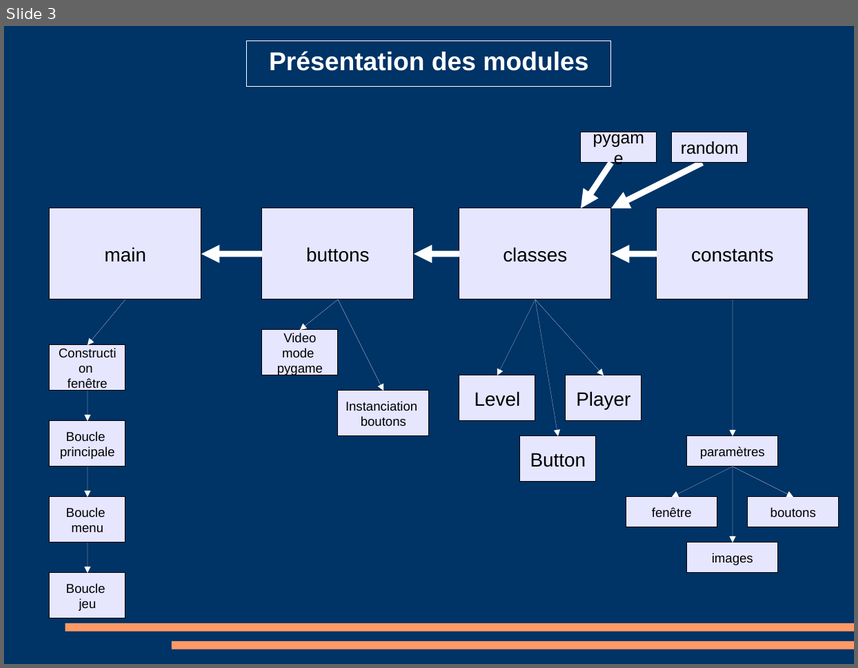
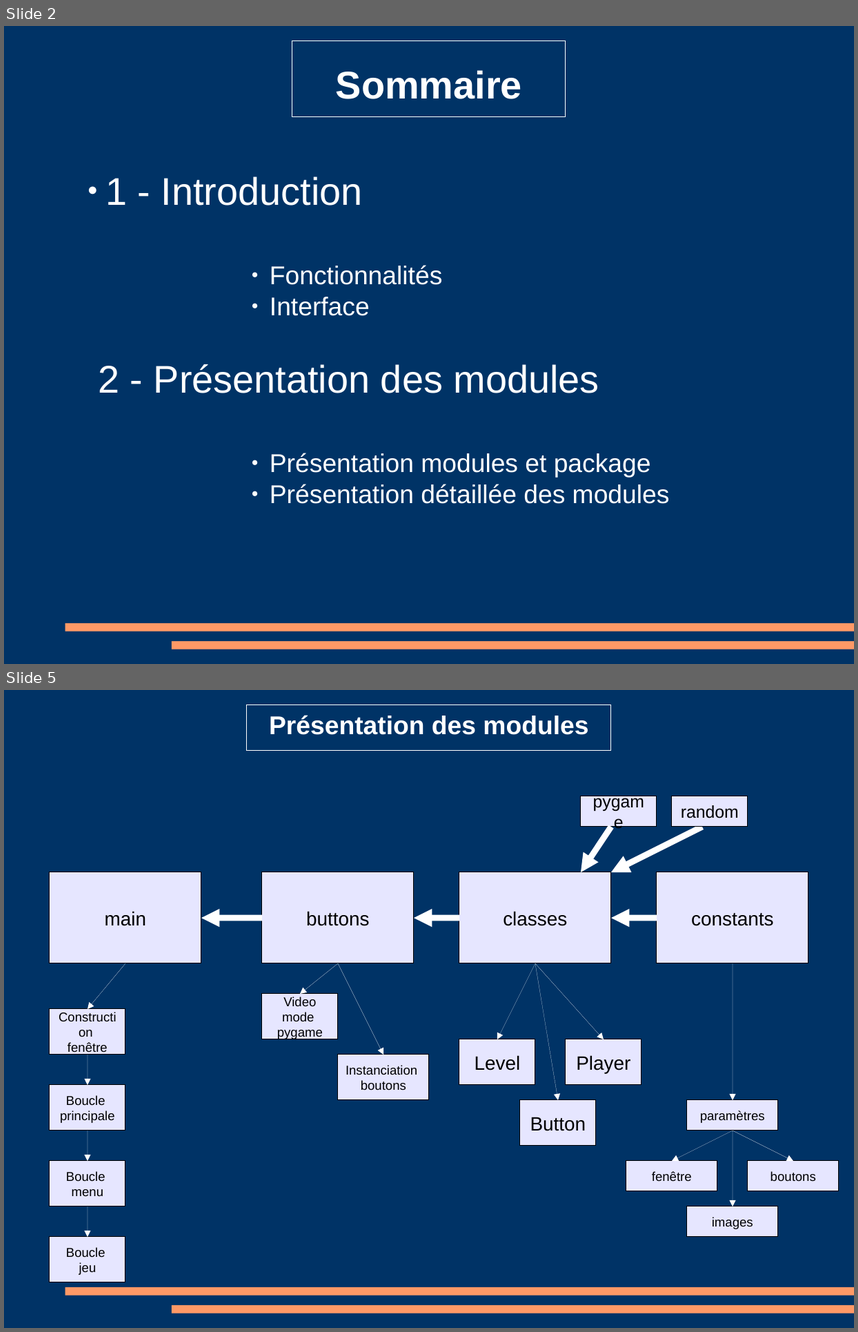
Before and after one commit to MassDo/Projet3, a slide deck: resources/Présentation/PrésentationProjet3.odp. Shown one above the other, each under a label of ours: slide 3 before the commit, slides 2 and 5 after it; the slides between them are not shown. The pictures are 858x668 and 858x1332 pixels, drawn with LibreOffice and Linux fonts; fonts in the diff are those of the drawing. Boxes give left, top, right and bottom in pixels: in the first picture for what was removed or moved away, otherwise in the second. Text is boxed around its words. In the diff, an @@ line names an element or a change of style, - is before the commit and + after.

```diff
--- a/resources/Présentation/PrésentationProjet3.odp
+++ b/resources/Présentation/PrésentationProjet3.odp
@@ slide 2 added at (4, 26, 854, 664), background #003366; not listed: 2 template elements that a slide beside it also shows @@
@@ rectangle added at (292, 41, 566, 117), outline #FFFFFF 0 pt @@
@@ text added at (336, 70, 522, 99), 36 pt, text #FFFFFF, bold @@
+Sommaire
@@ text added at (98, 176, 670, 503), 24 pt, text #FFFFFF @@
+● 1 - Introduction
+                ● Fonctionnalités
+                ● Interface
+2 - Présentation des modules
+                ● Présentation modules et package
+                ● Présentation détaillée des modules
@@ what was slide 3 is now slide 5 @@
```
Also in this commit, not shown: 2 slides changed, 2 other slides added, 7 other files.
